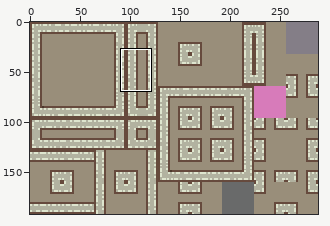
Pixel-art file: sprites/walls.aseprite. Above, an overview of the earlier version with the close-up marked.
Close-up. First the earlier version:
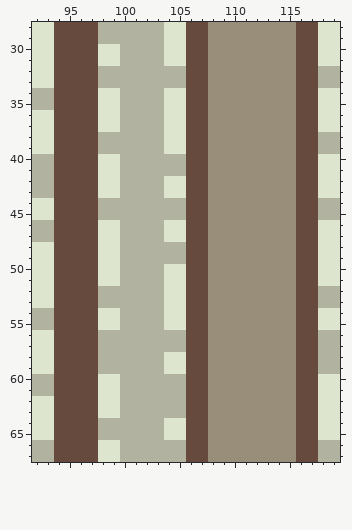
288x192 pixels, 1 frame. Shown: x 92..119, y 28..67.
After the commit:
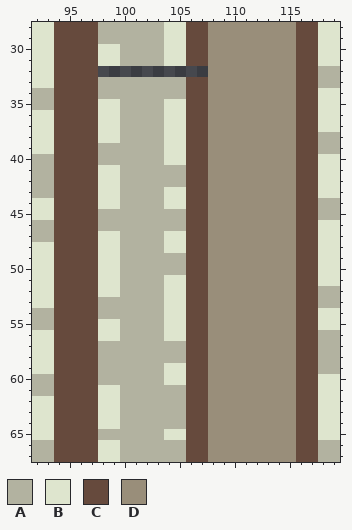
Palette (. is transparent): A #b2b2a0  B #dee5ce  C #664a3d  D #998e7a
Change:
The author changed colour B to colour A in row 34 at x 98 to 99 and 104 to 105; in row 40 at x 98 to 99; in row 42 at x 104 to 105; in row 46 at x 98 to 99 and 104 to 105; in row 50 at x 104 to 105; in row 54 at x 98 to 99.
The author changed colour B to colour A in row 58 at x 104 to 105; in row 60 at x 98 to 99; in row 64 at x 104 to 105.
The author changed colour A to colour B in row 38 at x 98 to 99; in row 40 at x 104 to 105; in row 44 at x 98 to 99 and 104 to 105; in row 48 at x 104 to 105; in row 52 at x 98 to 99; in row 56 at x 98 to 99 and 104 to 105.
The author changed colour A to colour B in row 60 at x 104 to 105; in row 64 at x 98 to 99.
The edit erases colour A in row 32 at x 98 to 105.
The edit erases colour C in row 32 at x 106 to 107.
Changed places in both close-ups, as pixel boxes (x1, y1, x2, y2):
changed: (98, 66, 208, 275)
changed: (98, 286, 120, 385)
changed: (164, 330, 186, 385)
changed: (98, 418, 120, 429)
changed: (164, 418, 186, 429)
